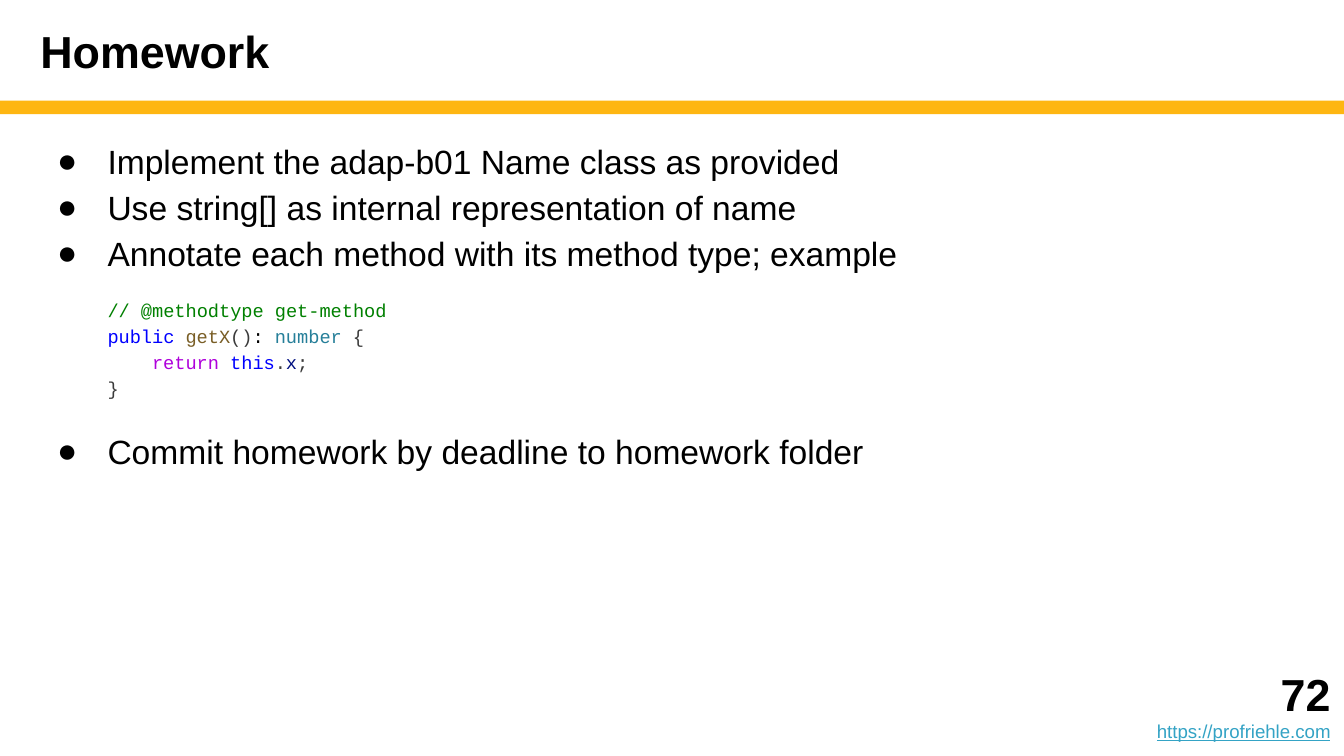
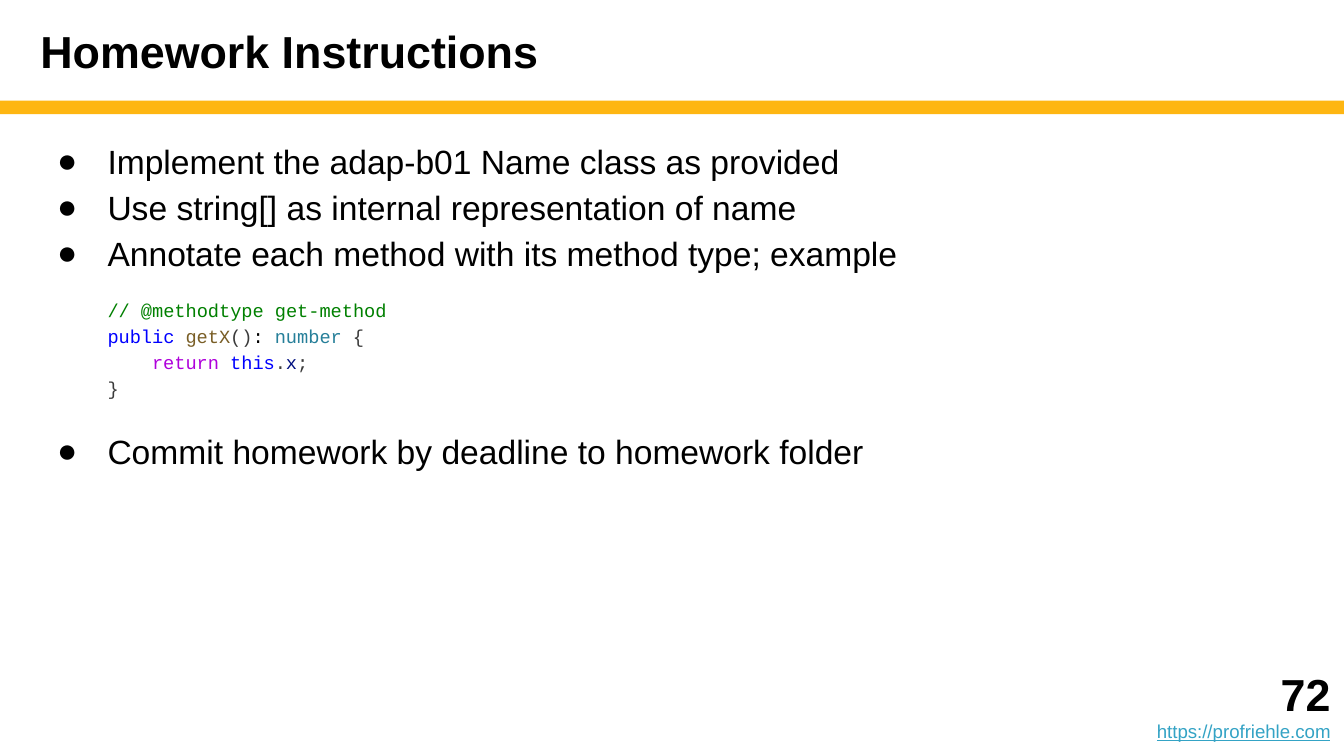
Before and after one commit to dirkriehle/adap-course, a slide deck: slide 72 of Lecture slides/ADAP B01 - Method Types and Properties.pptx. Drawn at 1344x756 pixels with LibreOffice and Linux fonts; fonts in the diff are those of the drawing. Boxes give left, top, right and bottom in pixels: in the first picture for what was removed or moved away, otherwise in the second. Text is boxed around its words. In the diff, an @@ line names an element or a change of style, - is before the commit and + after.

```diff
--- a/Lecture slides/ADAP B01 - Method Types and Properties.pptx
+++ b/Lecture slides/ADAP B01 - Method Types and Properties.pptx
@@ title at [40,35,538,69]: text changed @@
-Homework
+Homework Instructions
```
Also in this commit, not shown: 1 other slide changed, 10 other files.
